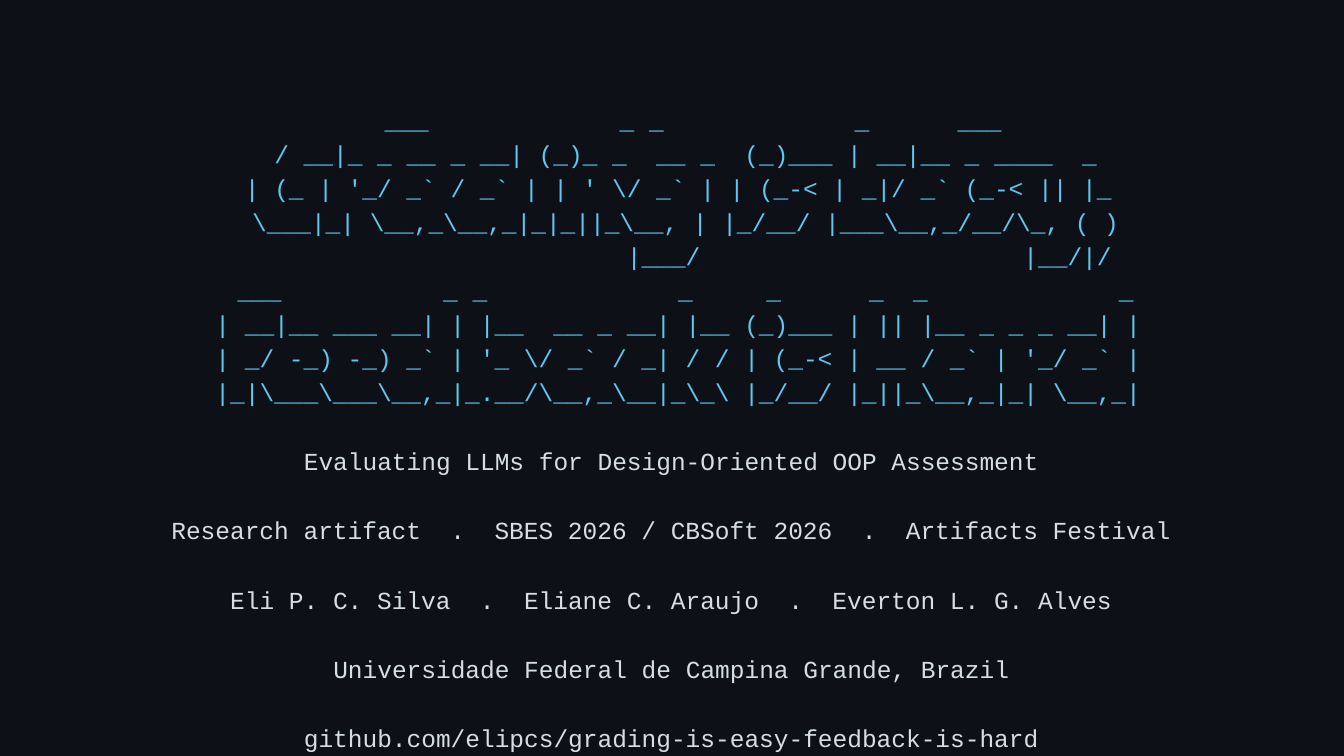
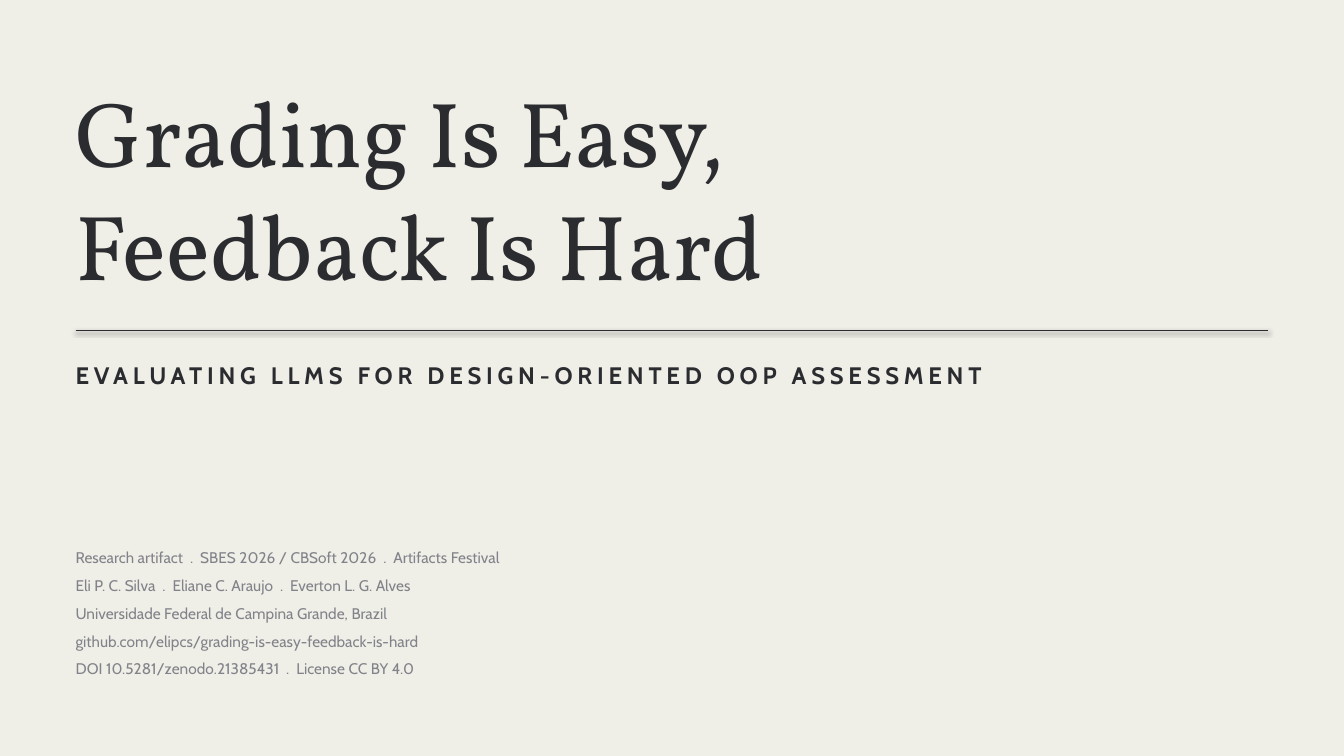
Before and after one commit to elipcs/grading-is-easy-feedback-is-hard, a slide deck: slide 1 of docs/presentation/slides.pptx. Drawn at 1344x756 pixels with LibreOffice and Linux fonts; fonts in the diff are those of the drawing. Boxes give left, top, right and bottom in pixels: in the first picture for what was removed or moved away, otherwise in the second. Text is boxed around its words. In the diff, an @@ line names an element or a change of style, - is before the commit and + after.

```diff
--- a/docs/presentation/slides.pptx
+++ b/docs/presentation/slides.pptx
@@ background #0D1117 to #EFEEE7 @@
@@ text added at (76,101,764,281), 66 pt, text #2B2C30 @@
+Grading Is Easy,
+Feedback Is Hard
@@ line added from (76, 331) to (1268, 331), #2B2C30 0.75 pt @@
@@ text added at (76,351,1268,442), 17 pt, text #2B2C30, bold @@
+EVALUATING LLMS FOR DESIGN-ORIENTED OOP ASSESSMENT
@@ text at (304,453,1038,475): paragraphs removed @@
-___ _ _ _ ___
-/ __|_ _ __ _ __| (_)_ _ __ _ (_)___ | __|__ _ ____ _
-| (_ | '_/ _` / _` | | ' \/ _` | | (_-< | _|/ _` (_-< || |_
-\___|_| \__,_\__,_|_|_||_\__, | |_/__/ |___\__,_/__/\_, ( )
-|___/ |__/|/
-___ _ _ _ _ _ _ _
-| __|__ ___ __| | |__ __ _ __| |__ (_)___ | || |__ _ _ _ __| |
-| _/ -_) -_) _` | '_ \/ _` / _| / / | (_-< | __ / _` | '_/ _` |
-|_|\___\___\__,_|_.__/\__,_\__|_\_\ |_/__/ |_||_\__,_|_| \__,_|
-Evaluating LLMs for Design-Oriented OOP Assessment
@@ text "Research artifact . SBES 2026 ...": place and size @@
-text "Research artifact . SBES 2026 ..." at (171,453,1111,752)
+text "Research artifact . SBES 2026 ..." at (76,551,500,675)
@@ text at (76,551,500,651): size 17.4 to 11 pt, font Courier New to Cabin, text colour #D5DDE5 to #82838A in "Research artifact . SBES 2026 / CBSoft ...", "Eli P. C. Silva . Eliane C. ...", "Universidade Federal de Campina Grande, Brazil", "github.com/elipcs/grading-is-easy-feedback-is-hard"; alignment centre to left; line spacing 1.16 to 1.5 @@
@@ text at (76,662,414,675): text changed; size 17.4 to 11 pt; font Courier New to Cabin; text colour #D5DDE5 to #82838A @@
-DOI 10.5281/zenodo.21385431 License CC BY 4.0
+DOI 10.5281/zenodo.21385431 . License CC BY 4.0
```
Also in this commit, not shown: 10 other slides changed, 2 other files.
